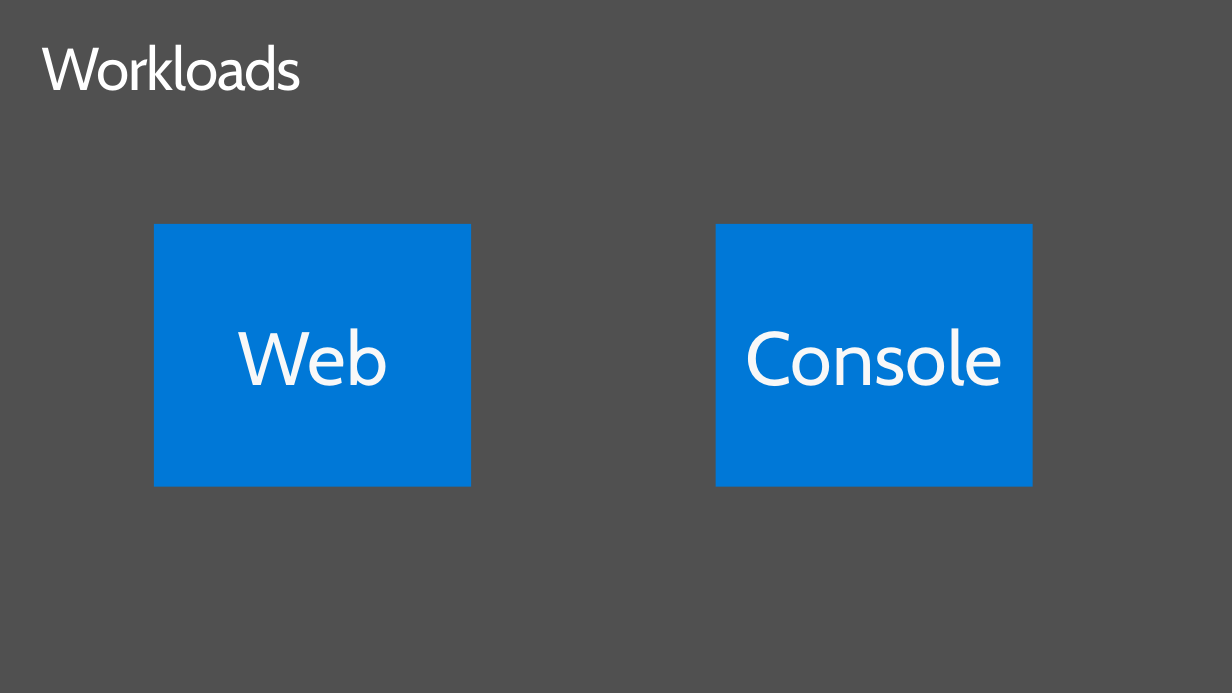
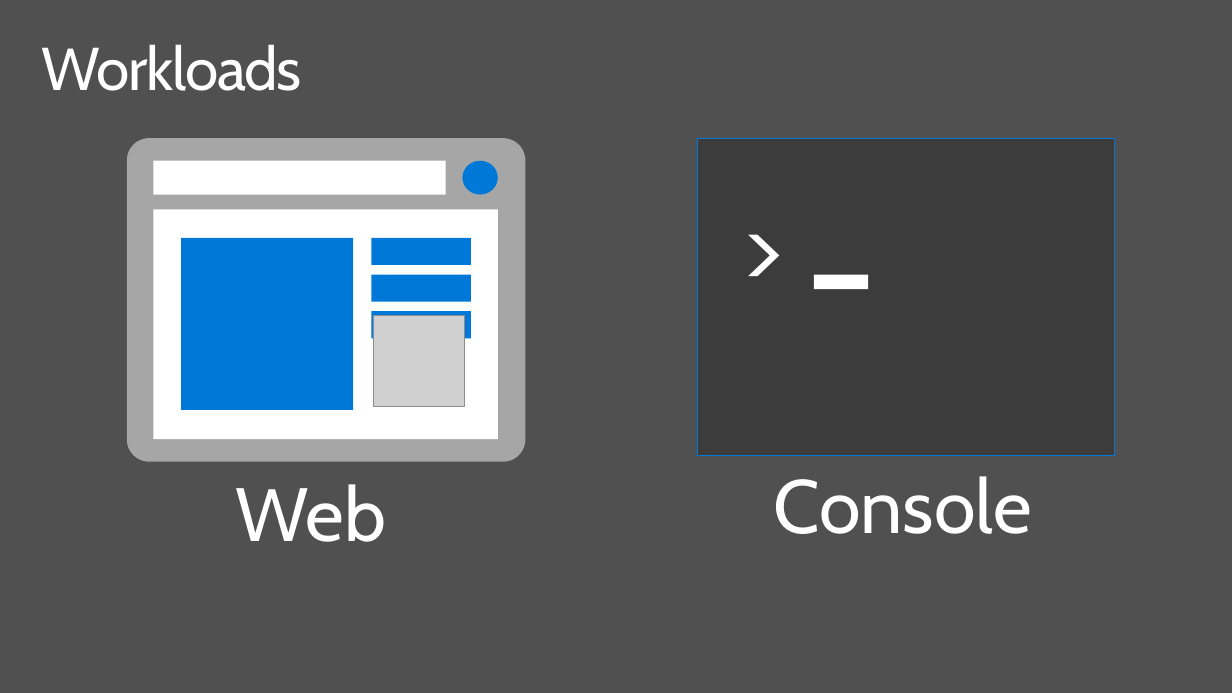
Before and after one commit to dotnet-presentations/dotnetcore-workshop, a slide deck: slide 14 of 1-Overview-Tools-Acquisition/netcore-workshop-overview-tools.pptx. Drawn at 1232x693 pixels with LibreOffice and Linux fonts; fonts in the diff are those of the drawing; grey boxes stand for pictures; background and template pictures are left out. Boxes give left, top, right and bottom in pixels: in the first picture for what was removed or moved away, otherwise in the second. Text is boxed around its words. In the diff, an @@ line names an element or a change of style, - is before the commit and + after.

```diff
--- a/1-Overview-Tools-Acquisition/netcore-workshop-overview-tools.pptx
+++ b/1-Overview-Tools-Acquisition/netcore-workshop-overview-tools.pptx
@@ rounded rectangle added at (127, 138, 525, 461), fill #A6A6A6 @@
@@ rounded rectangle added at (698, 138, 1114, 455), fill #3C3C3C, outline #0078D7 0.85 pt @@
@@ rectangle added at (153, 160, 446, 194), fill #FFFFFF @@
@@ ellipse added at (462, 160, 497, 194), fill #0078D7 @@
@@ rounded rectangle: place and size @@
-rounded rectangle at (154, 224, 471, 486)
+rounded rectangle at (153, 209, 497, 438)
@@ rounded rectangle at (153, 209, 497, 438): fill #0078D7 to #FFFFFF @@
@@ text added at (725, 183, 815, 322), 80 pt, text #FFFFFF @@
+>
@@ rectangle added at (181, 237, 353, 409), fill #0078D7 @@
@@ rectangle added at (371, 237, 471, 265), fill #0078D7 @@
@@ rectangle added at (371, 274, 471, 302), fill #0078D7 @@
@@ rectangle added at (813, 274, 868, 289), fill #FFFFFF @@
@@ text in rounded rectangle at (237, 328, 388, 386): text removed @@
-Web
@@ rectangle added at (371, 312, 471, 339), fill #0078D7 @@
@@ picture added at (373, 315, 464, 406) @@
@@ text "Console": place and size @@
-text "Console" at (716, 224, 1033, 486)
+text "Console" at (774, 476, 1032, 534)
@@ text "Console" at (774, 476, 1032, 534): text colour #F8F8F8 to #FFFFFF; alignment centre to left; line spacing 1 to 0.9; more space between paragraphs; vertical alignment middle to top; fill #0078D7 to none @@
@@ text added at (236, 484, 387, 542), 60 pt, text #FFFFFF @@
+Web
```
Also in this commit, not shown: 2 other slides changed, 1 slide added.
